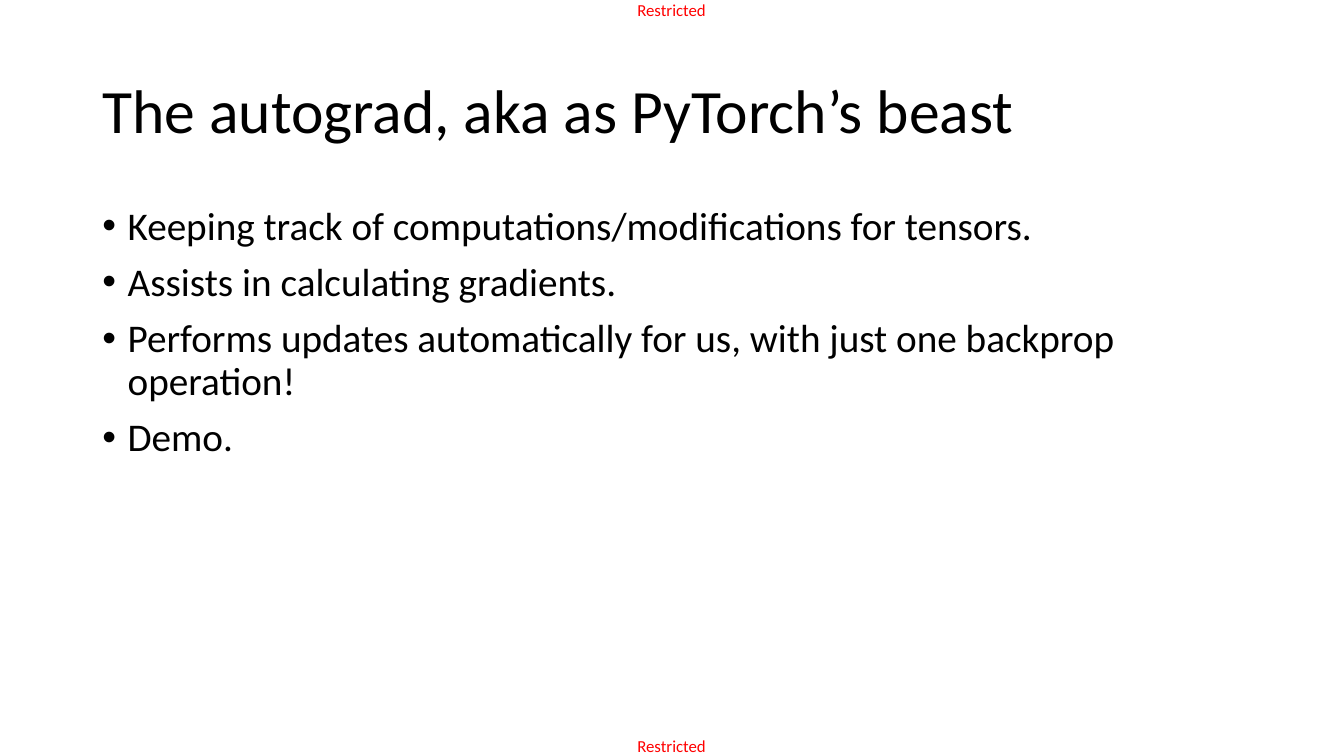
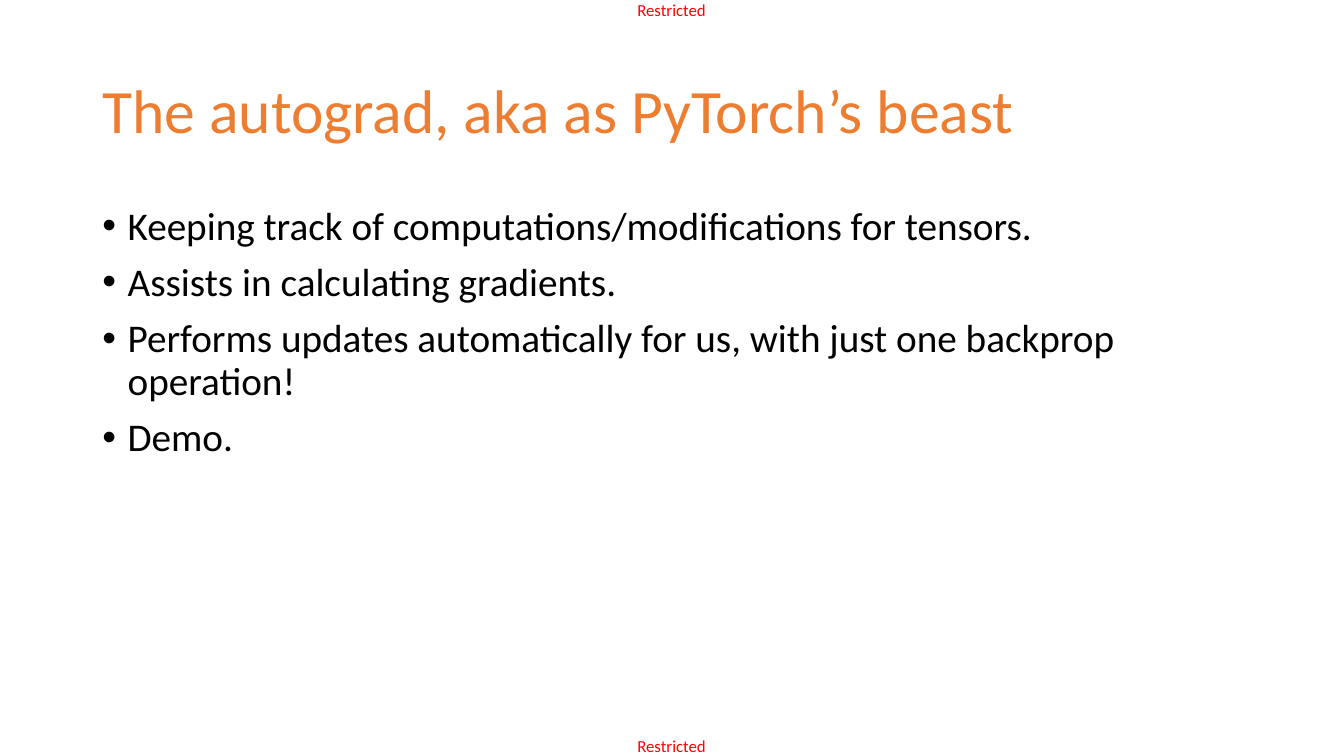
Before and after one commit to matthieudemari/SUTD_DL_50_039, a slide deck: slide 42 of Org.pptx. Drawn at 1344x756 pixels with LibreOffice and Linux fonts; fonts in the diff are those of the drawing. Boxes give left, top, right and bottom in pixels: in the first picture for what was removed or moved away, otherwise in the second. Text is boxed around its words. In the diff, an @@ line names an element or a change of style, - is before the commit and + after.

```diff
--- a/Org.pptx
+++ b/Org.pptx
@@ title "The autograd, aka as PyTorch’s ..." at (x1=102, y1=90, x2=1013, y2=144): text colour #000000 to #ED7D31 @@
```
Also in this commit, not shown: 38 other slides changed, 2 other files.
